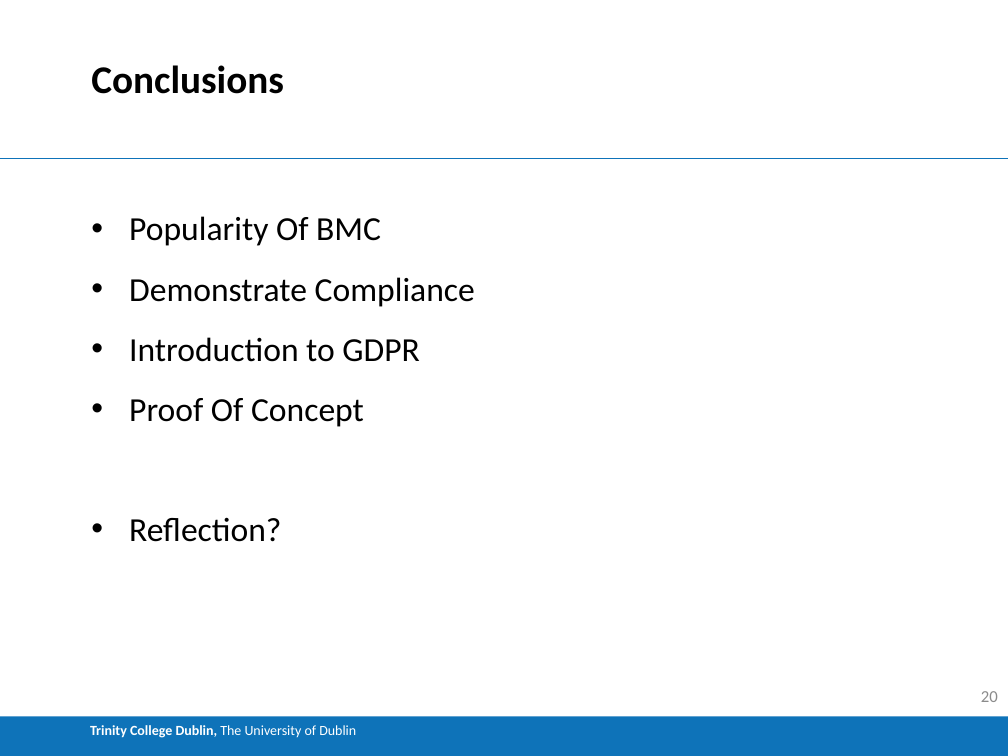
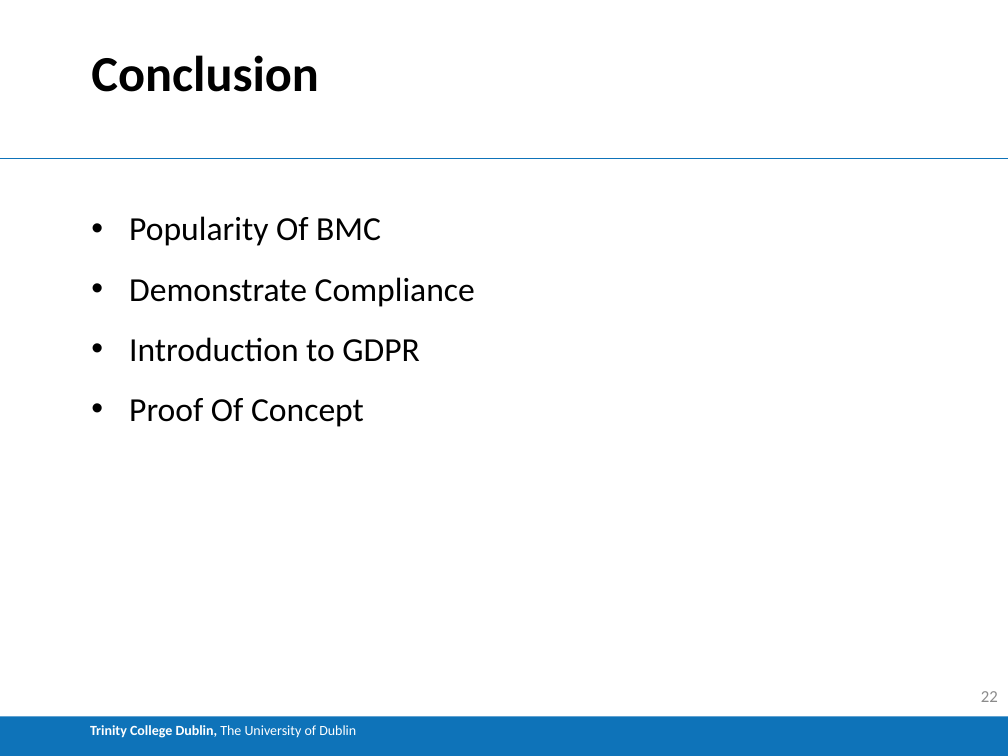
Before and after one commit to Buckley258/FYP, a slide deck: slide 22 of FYP_Demo.pptx (slide 20 before the commit). Drawn at 1008x756 pixels with LibreOffice and Linux fonts; fonts in the diff are those of the drawing. Boxes give left, top, right and bottom in pixels: in the first picture for what was removed or moved away, otherwise in the second. Text is boxed around its words. In the diff, an @@ line names an element or a change of style, - is before the commit and + after.

```diff
--- a/FYP_Demo.pptx
+++ b/FYP_Demo.pptx
@@ title at (91, 55, 319, 92): text changed; size 28 to 36 pt @@
-Conclusions
+Conclusion
@@ text at (129, 517, 281, 542): paragraph removed @@
-• Reflection?
@@ page number at (981, 691, 998, 702): text changed @@
-20
+22
```
Also in this commit, not shown: 16 other slides changed, 4 slides added, 3 slides removed, 2 other files.
